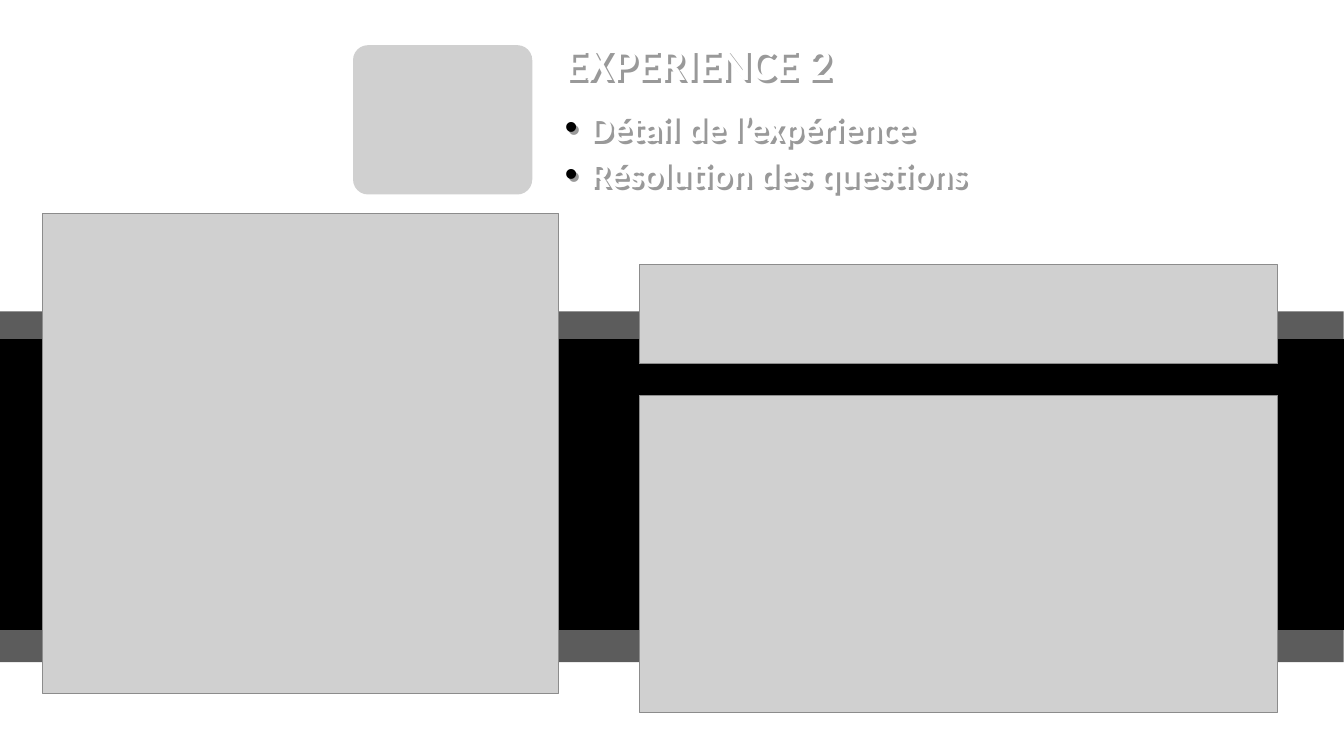
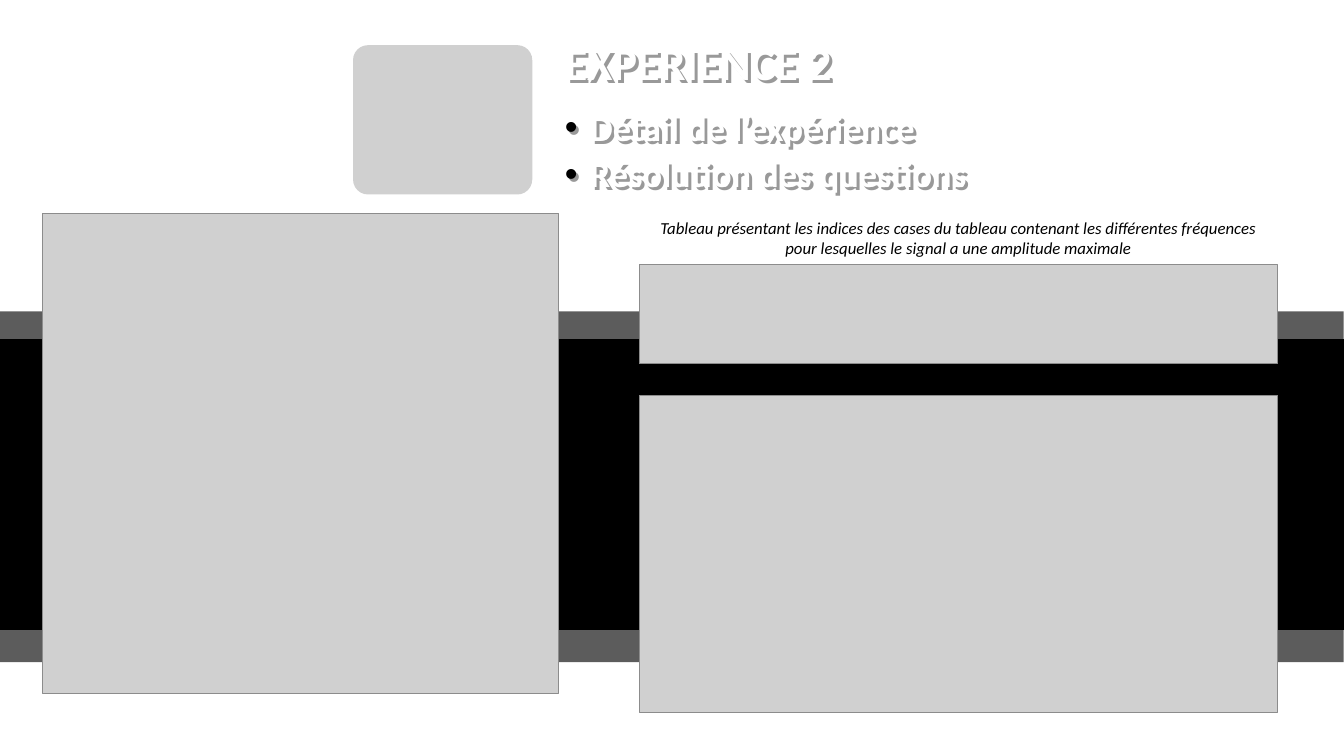
Before and after one commit to AlexandreLec/smart-patate, a slide deck: slide 4 of powerpoint fin.odp. Drawn at 1344x756 pixels with LibreOffice and Linux fonts; fonts in the diff are those of the drawing; grey boxes stand for pictures; background and template pictures are left out. Boxes give left, top, right and bottom in pixels: in the first picture for what was removed or moved away, otherwise in the second. Text is boxed around its words. In the diff, an @@ line names an element or a change of style, - is before the commit and + after.

Commit message:
powerpoint, regarder si cela vous convient

```diff
--- a/powerpoint fin.odp
+++ b/powerpoint fin.odp
@@ text added at bbox=[660, 222, 1255, 257], 12 pt, text #000000, italic @@
+Tableau présentant les indices des cases du tableau contenant les différentes fréquences pour lesquelles le signal a une amplitude maximale
```
